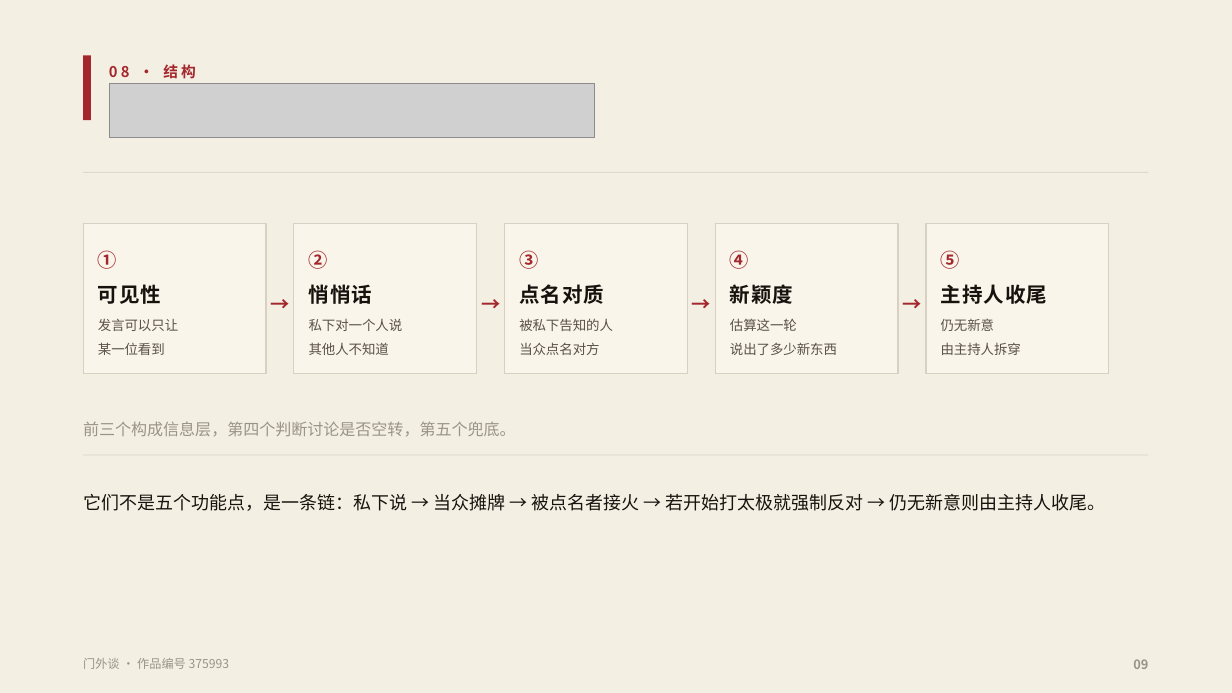
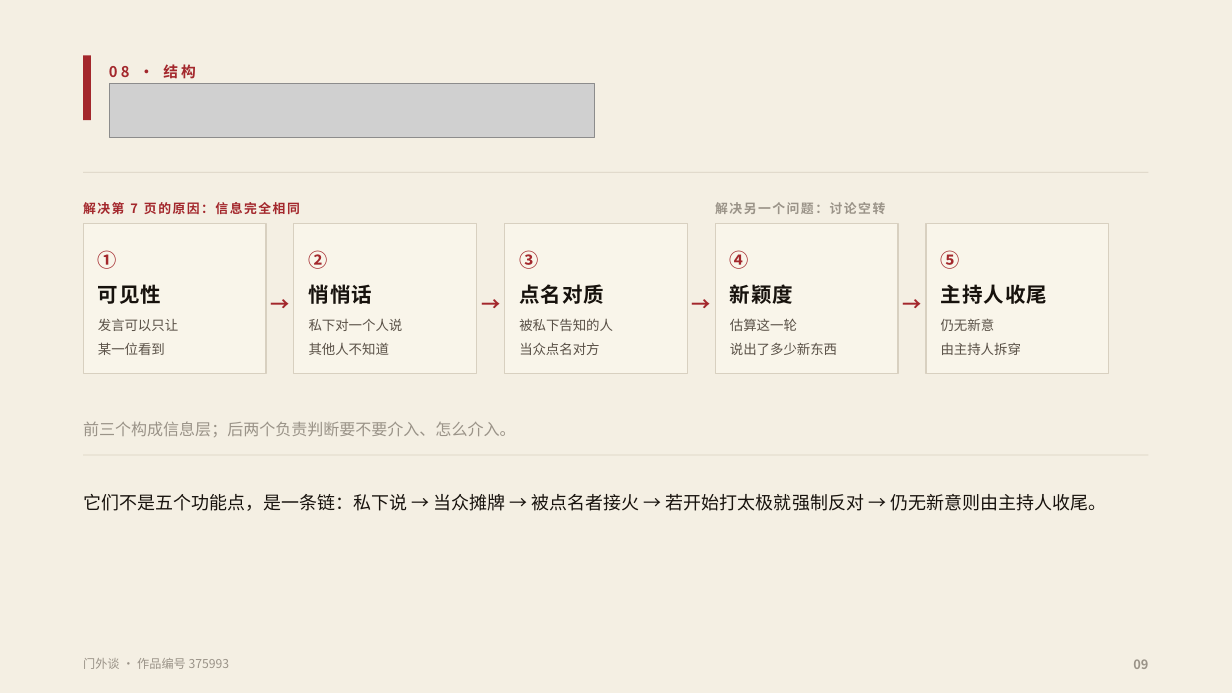
Before and after one commit to fsh114514/menwaitan, a slide deck: slide 9 of competition/答辩PPT.pptx. Drawn at 1232x693 pixels with LibreOffice and Linux fonts; fonts in the diff are those of the drawing; grey boxes stand for pictures. Boxes give left, top, right and bottom in pixels: in the first picture for what was removed or moved away, otherwise in the second. Text is boxed around its words. In the diff, an @@ line names an element or a change of style, - is before the commit and + after.

```diff
--- a/competition/答辩PPT.pptx
+++ b/competition/答辩PPT.pptx
@@ text added at (83, 202, 300, 214), 10 pt, text #A3272C, bold @@
+解决第 7 页的原因：信息完全相同
@@ text added at (715, 202, 885, 214), 10 pt, text #9A9388, bold @@
+解决另一个问题：讨论空转
@@ text at (83, 421, 515, 437): text changed @@
-前三个构成信息层，第四个判断讨论是否空转，第五个兜底。
+前三个构成信息层；后两个负责判断要不要介入、怎么介入。
```
Also in this commit, not shown: 1 other slide changed, 2 other files.
